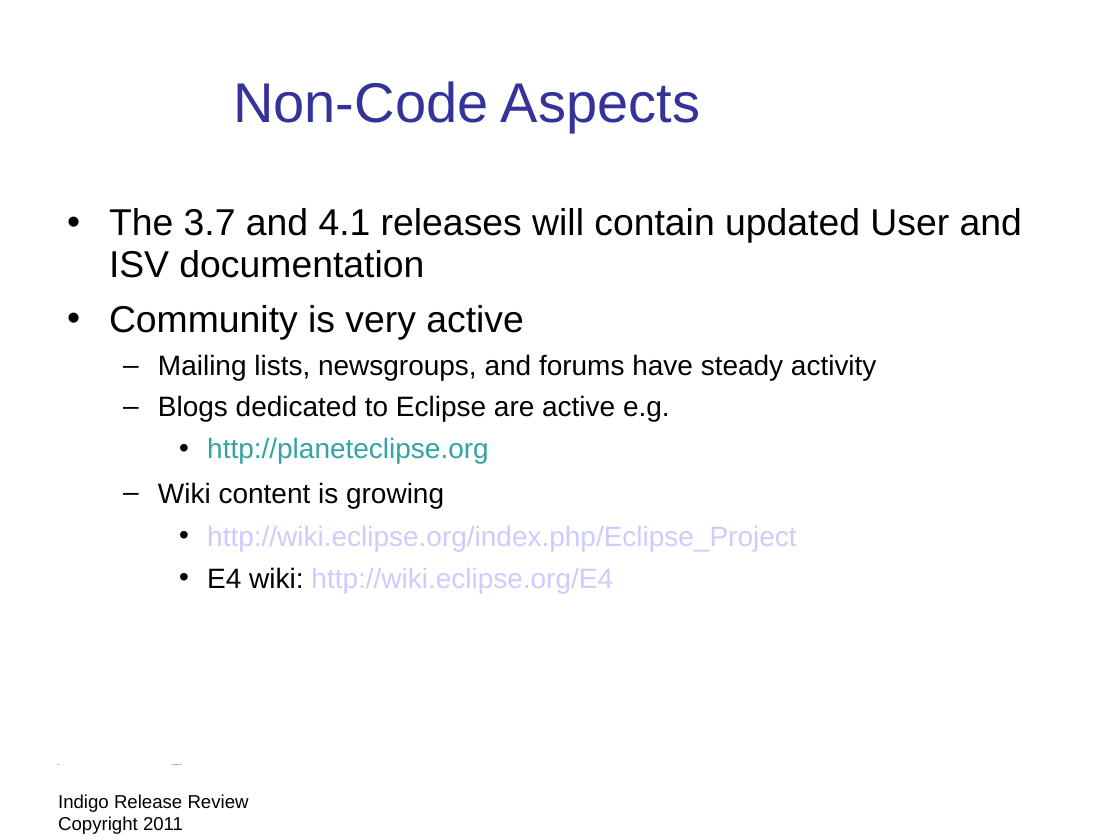
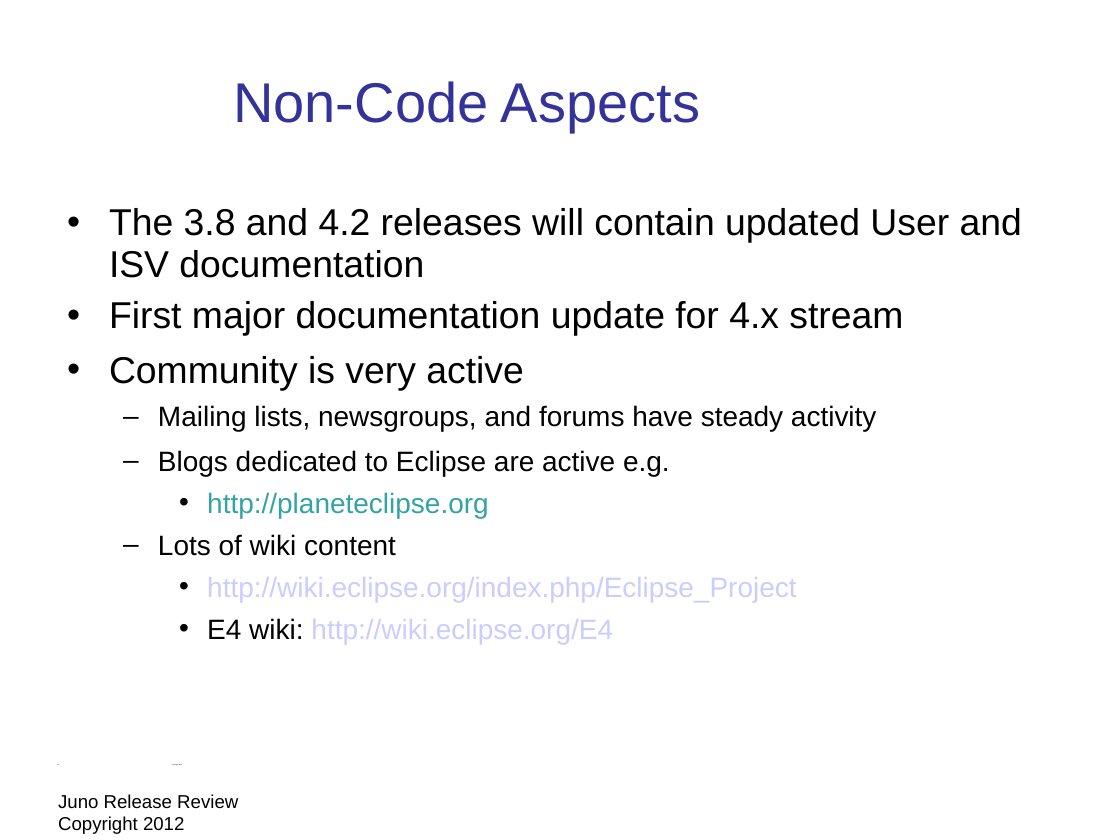
Before and after one commit to eclipse-platform/www.eclipse.org-eclipse-news, a slide deck: slide 10 of presentation/Juno-release-review/eclipse-juno-release-review.odp. Drawn at 1120x840 pixels with LibreOffice and Linux fonts; fonts in the diff are those of the drawing; background and template pictures are left out. Boxes give left, top, right and bottom in pixels: in the first picture for what was removed or moved away, otherwise in the second. Text is boxed around its words. In the diff, an @@ line names an element or a change of style, - is before the commit and + after.

Commit message:
juno release review material work in progress

```diff
--- a/presentation/Juno-release-review/eclipse-juno-release-review.odp
+++ b/presentation/Juno-release-review/eclipse-juno-release-review.odp
@@ text at (x1=109, y1=208, x2=1022, y2=336): text changed @@
-• The 3.7 and 4.1 releases will contain updated User and ISV documentation
+• The 3.8 and 4.2 releases will contain updated User and ISV documentation
+• First major documentation update for 4.x stream
@@ text at (x1=158, y1=450, x2=670, y2=476): line spacing 1.02 to 1; more space between paragraphs @@
@@ text at (x1=158, y1=534, x2=396, y2=556): text changed @@
-  – Wiki content is growing
+  – Lots of wiki content
@@ text at (x1=58, y1=794, x2=238, y2=834): text changed @@
-Indigo Release Review Copyright 2011
+Juno Release Review Copyright 2012
```
Also in this commit, not shown: 23 other slides changed, 4 slides added, 4 slides removed, 4 other files.
